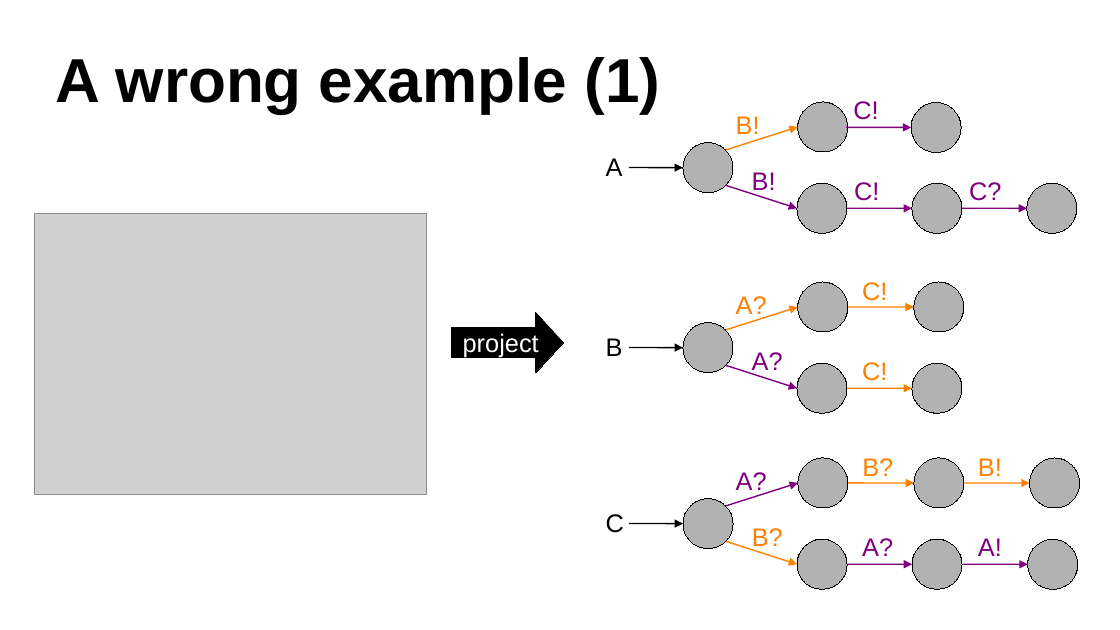
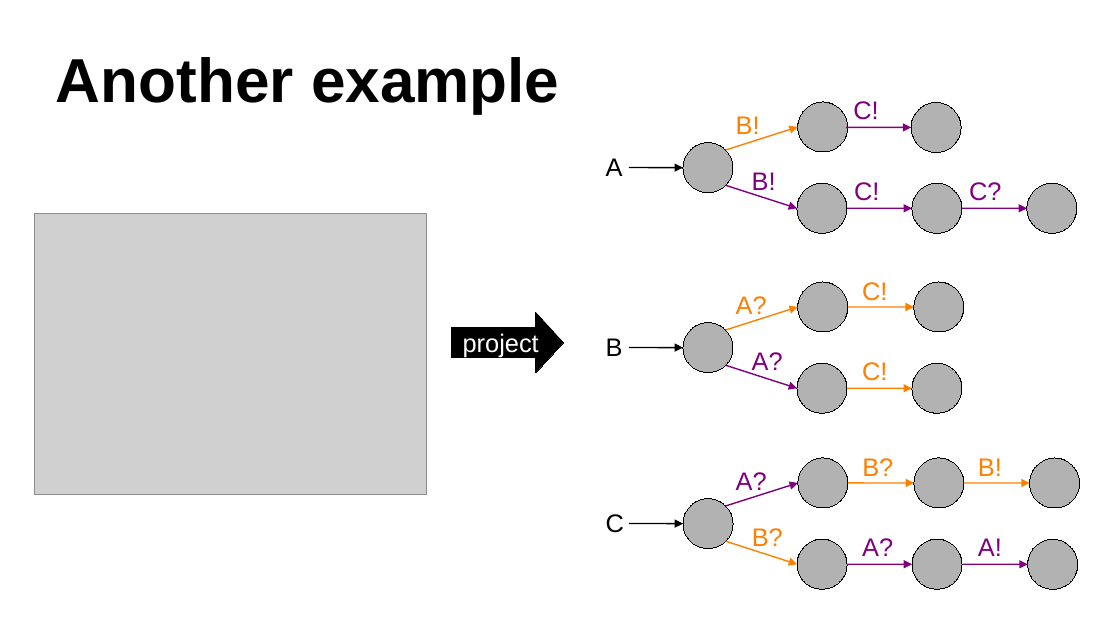
Before and after one commit to dzufferey/presentations, a slide deck: slide 24 of 2020_10_7_MPI_Lightning_Tutorial/McAndMst.odp. Drawn at 1120x630 pixels with LibreOffice and Linux fonts; fonts in the diff are those of the drawing; grey boxes stand for pictures. Boxes give left, top, right and bottom in pixels: in the first picture for what was removed or moved away, otherwise in the second. Text is boxed around its words. In the diff, an @@ line names an element or a change of style, - is before the commit and + after.

```diff
--- a/2020_10_7_MPI_Lightning_Tutorial/McAndMst.odp
+++ b/2020_10_7_MPI_Lightning_Tutorial/McAndMst.odp
@@ title at [56, 57, 559, 113]: text changed @@
-A wrong example (1)
+Another example
```
Also in this commit, not shown: 7 other slides changed, 1 other file.
